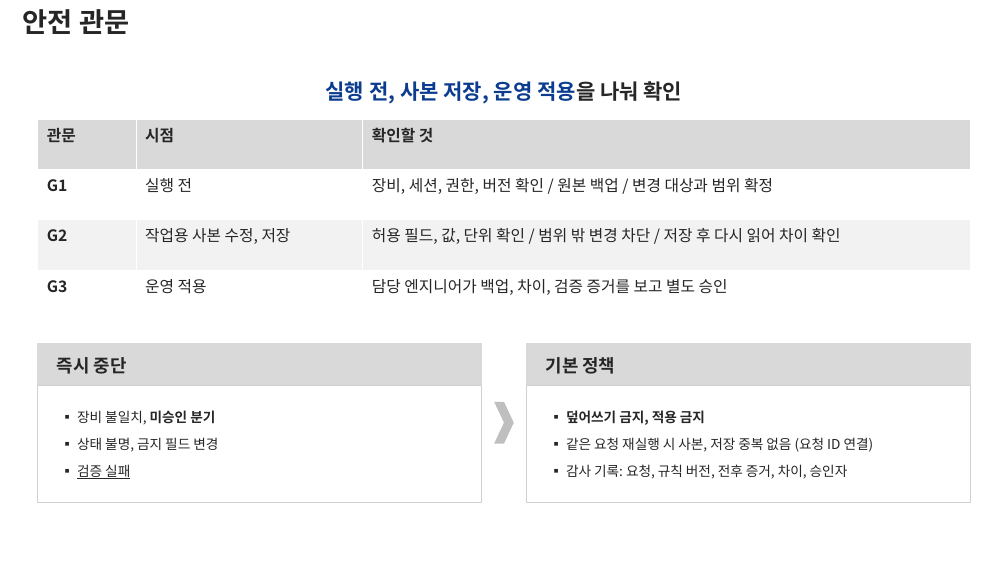
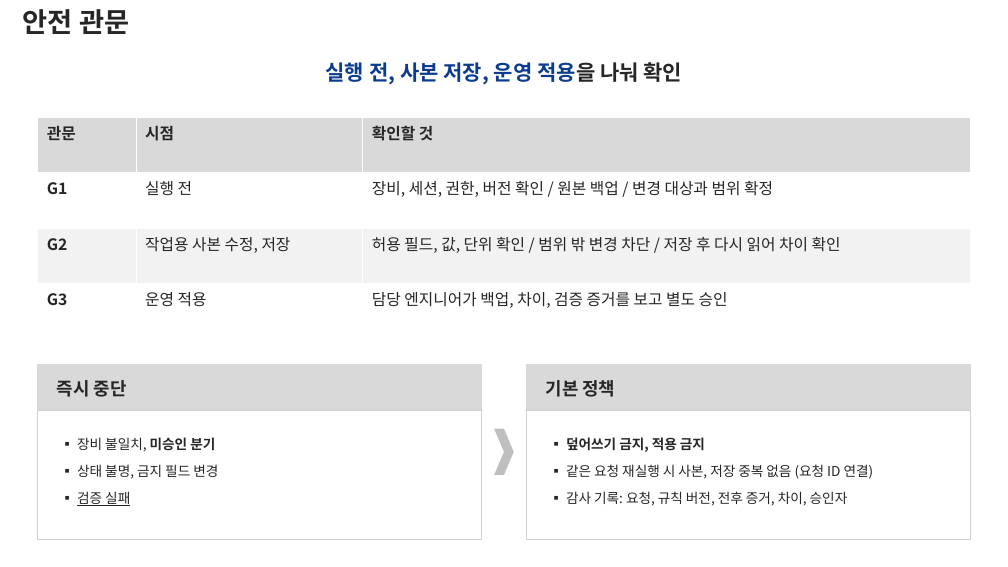
Before and after one commit to DarrenKoi/pm_notes, a slide deck: slide 9 of my-task/arc-tf/deliverables/arc-tf-team-full.pptx. Drawn at 1008x567 pixels with LibreOffice and Linux fonts; fonts in the diff are those of the drawing. Boxes give left, top, right and bottom in pixels: in the first picture for what was removed or moved away, otherwise in the second. Text is boxed around its words. In the diff, an @@ line names an element or a change of style, - is before the commit and + after.

```diff
--- a/my-task/arc-tf/deliverables/arc-tf-team-full.pptx
+++ b/my-task/arc-tf/deliverables/arc-tf-team-full.pptx
@@ text "실행 전, 사본 저장, 운영 ...": place and size @@
-text "실행 전, 사본 저장, 운영 ..." at (326, 81, 683, 103)
+text "실행 전, 사본 저장, 운영 ..." at (326, 62, 683, 84)
@@ table: place and size @@
-table at (38, 119, 970, 321)
+table at (38, 117, 970, 340)
@@ rectangle: place and size @@
-rectangle at (38, 343, 482, 385)
+rectangle at (38, 364, 482, 411)
@@ text "즉시 중단": place and size @@
-text "즉시 중단" at (57, 357, 127, 374)
+text "즉시 중단" at (57, 380, 127, 397)
@@ rectangle: place and size @@
-rectangle at (527, 343, 971, 385)
+rectangle at (527, 364, 971, 411)
@@ text "기본 정책": place and size @@
-text "기본 정책" at (546, 357, 616, 374)
+text "기본 정책" at (546, 380, 616, 397)
@@ rectangle: place and size @@
-rectangle at (38, 385, 482, 502)
+rectangle at (38, 411, 482, 540)
@@ rectangle: place and size @@
-rectangle at (527, 385, 971, 502)
+rectangle at (527, 411, 971, 540)
@@ text "▪ 장비 불일치, 미승인 분기": place and size @@
-text "▪ 장비 불일치, 미승인 분기" at (77, 410, 218, 479)
+text "▪ 장비 불일치, 미승인 분기" at (77, 437, 218, 506)
@@ chevron: place and size @@
-chevron at (495, 402, 514, 443)
+chevron at (495, 429, 514, 475)
@@ text "▪ 덮어쓰기 금지, 적용 금지": place and size @@
-text "▪ 덮어쓰기 금지, 적용 금지" at (566, 410, 874, 479)
+text "▪ 덮어쓰기 금지, 적용 금지" at (566, 437, 874, 506)
```
Also in this commit, not shown: 14 other slides changed, 4 other files.
